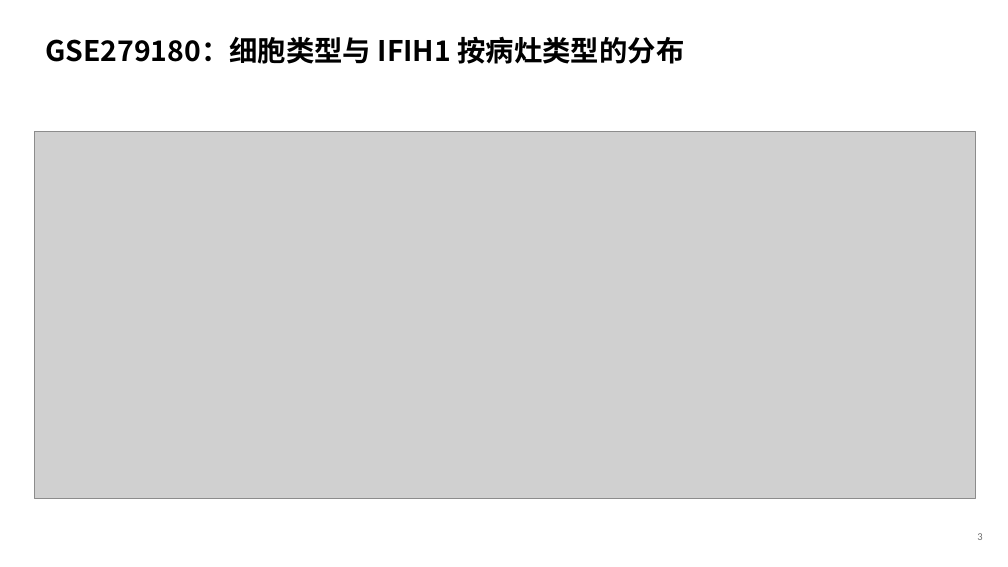
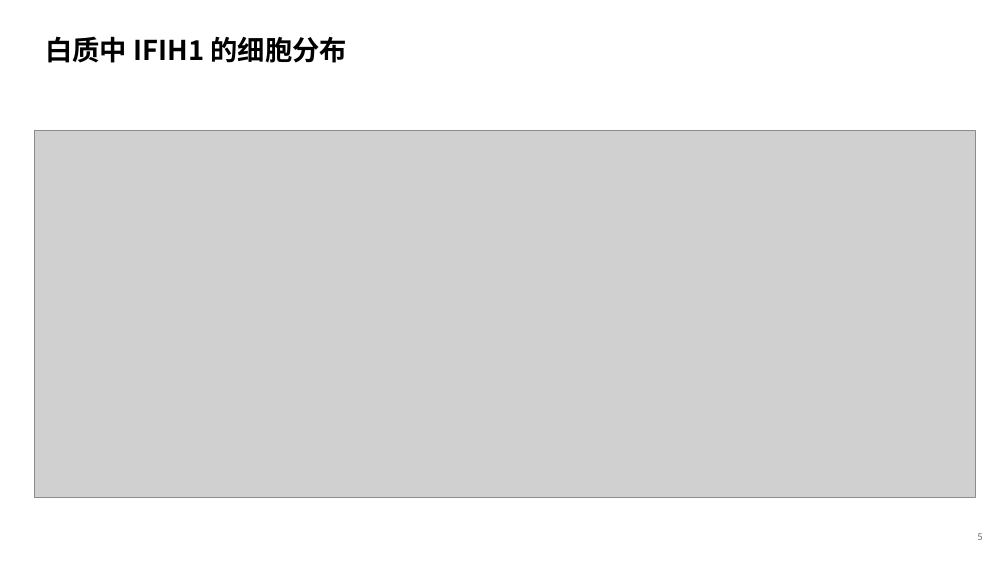
Before and after one commit to 7c96bzczcj-prog/aaa, a slide deck: slide 6 of results/mda5/MDA5_IFIH1_人脑与MS.pptx (slide 4 before the commit). Drawn at 1008x567 pixels with LibreOffice and Linux fonts; fonts in the diff are those of the drawing; grey boxes stand for pictures. Boxes give left, top, right and bottom in pixels: in the first picture for what was removed or moved away, otherwise in the second. Text is boxed around its words. In the diff, an @@ line names an element or a change of style, - is before the commit and + after.

```diff
--- a/results/mda5/MDA5_IFIH1_人脑与MS.pptx
+++ b/results/mda5/MDA5_IFIH1_人脑与MS.pptx
@@ text at [45,36,348,63]: text changed; size 27 to 26 pt @@
-GSE279180：细胞类型与 IFIH1 按病灶类型的分布
+白质中 IFIH1 的细胞分布
```
Also in this commit, not shown: 9 other slides changed, 9 other files.
